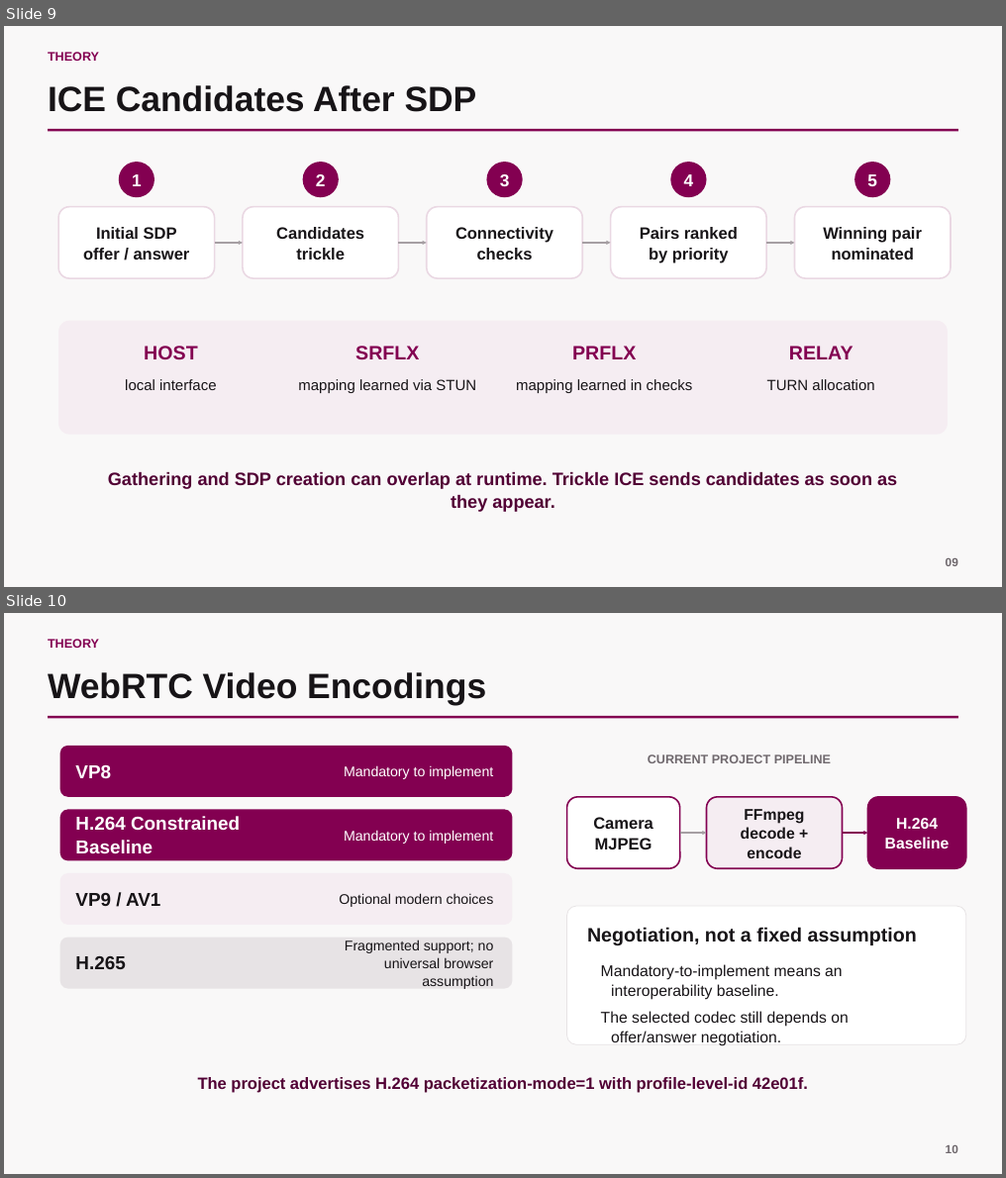
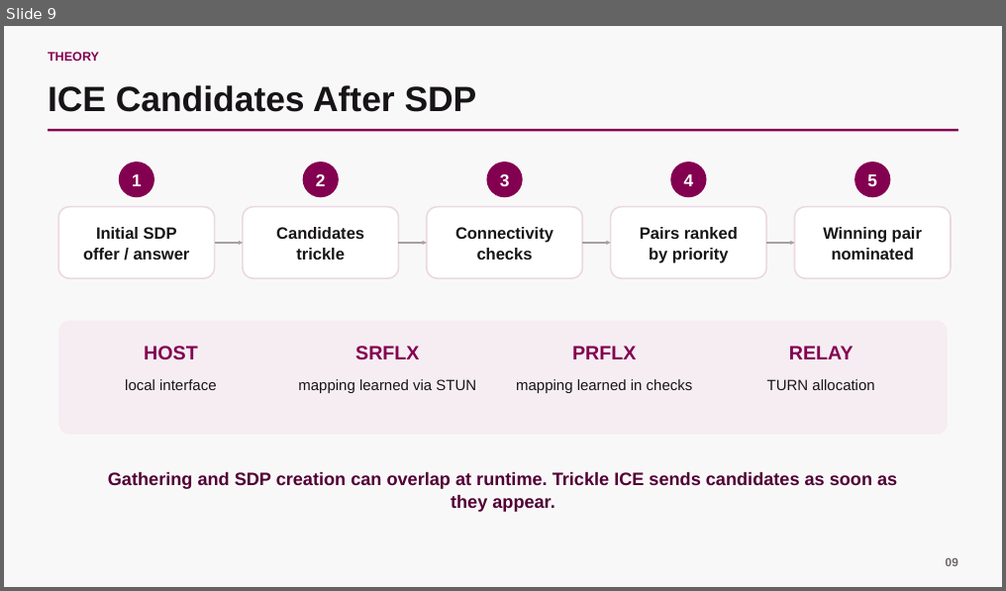
Before and after one commit to scarlet-radio-control/scarlet-radio-control, a slide deck: PRESENTATION.pptx. Shown one above the other, each under a label of ours: slides 9 and 10 before the commit, slide 9 after it. The pictures are 1006x1178 and 1006x591 pixels, drawn with LibreOffice and Linux fonts; fonts in the diff are those of the drawing. Boxes give left, top, right and bottom in pixels: in the first picture for what was removed or moved away, otherwise in the second. Text is boxed around its words. In the diff, an @@ line names an element or a change of style, - is before the commit and + after.

```diff
--- a/PRESENTATION.pptx
+++ b/PRESENTATION.pptx
@@ slide 10 removed at box(4, 613, 1002, 1174), background #F9F8F8 @@
@@ text removed at box(48, 639, 99, 648) @@
-THEORY
@@ text removed at box(48, 672, 486, 706) @@
-WebRTC Video Encodings
@@ rectangle removed at box(48, 716, 958, 719) @@
@@ rounded rectangle removed at box(60, 746, 512, 797) @@
@@ text removed at box(648, 755, 831, 763) @@
-CURRENT PROJECT PIPELINE
@@ text removed at box(75, 764, 111, 778) @@
-VP8
@@ text removed at box(344, 765, 493, 779) @@
-Mandatory to implement
@@ rounded rectangle removed at box(60, 809, 512, 861) @@
@@ text removed at box(75, 816, 240, 855) @@
-H.264 Constrained Baseline
@@ rounded rectangle removed at box(567, 797, 680, 869) @@
-Camera
-MJPEG
@@ rounded rectangle removed at box(707, 797, 843, 869) @@
-FFmpeg
-decode + encode
@@ rounded rectangle removed at box(868, 797, 966, 869) @@
-H.264
-Baseline
@@ text removed at box(344, 830, 493, 844) @@
-Mandatory to implement
@@ arrow removed from (680, 833) to (707, 833) @@
@@ arrow removed from (843, 833) to (868, 833) @@
@@ rounded rectangle removed at box(60, 873, 512, 925) @@
@@ text removed at box(75, 892, 160, 906) @@
-VP9 / AV1
@@ text removed at box(339, 893, 494, 907) @@
-Optional modern choices
@@ rounded rectangle removed at box(567, 906, 966, 1045) @@
@@ rounded rectangle removed at box(60, 937, 512, 989) @@
@@ text removed at box(587, 927, 917, 946) @@
-Negotiation, not a fixed assumption
@@ text removed at box(75, 957, 125, 969) @@
-H.265
@@ text removed at box(345, 940, 494, 989) @@
-Fragmented support; no universal browser assumption
@@ text removed at box(601, 964, 848, 1047) @@
-Mandatory-to-implement means an interoperability baseline.
-The selected codec still depends on offer/answer negotiation.
@@ text removed at box(198, 1077, 808, 1093) @@
-The project advertises H.264 packetization-mode=1 with profile-level-id 42e01f.
@@ text removed at box(945, 1146, 958, 1154) @@
-10
```
Also in this commit, not shown: 1 slide added.
